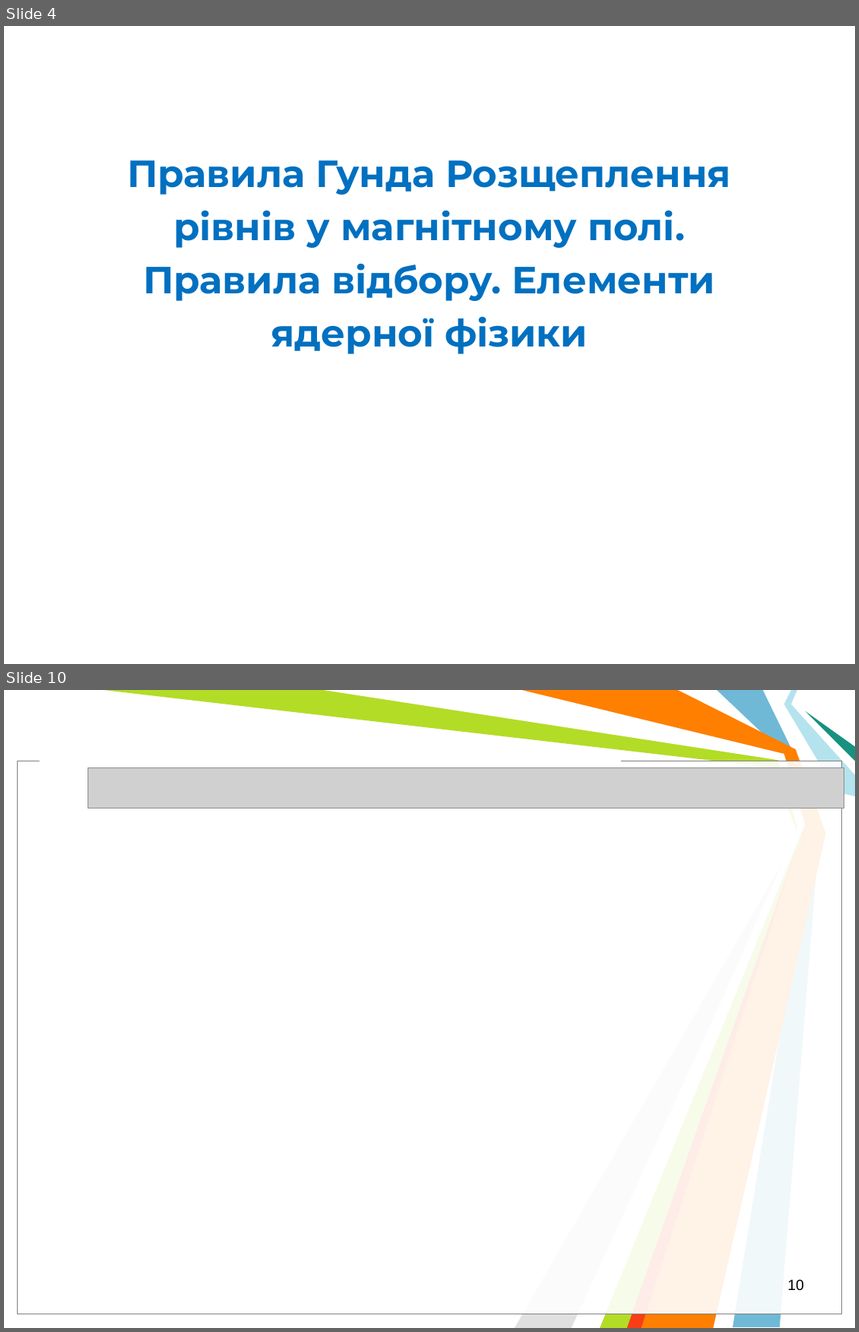
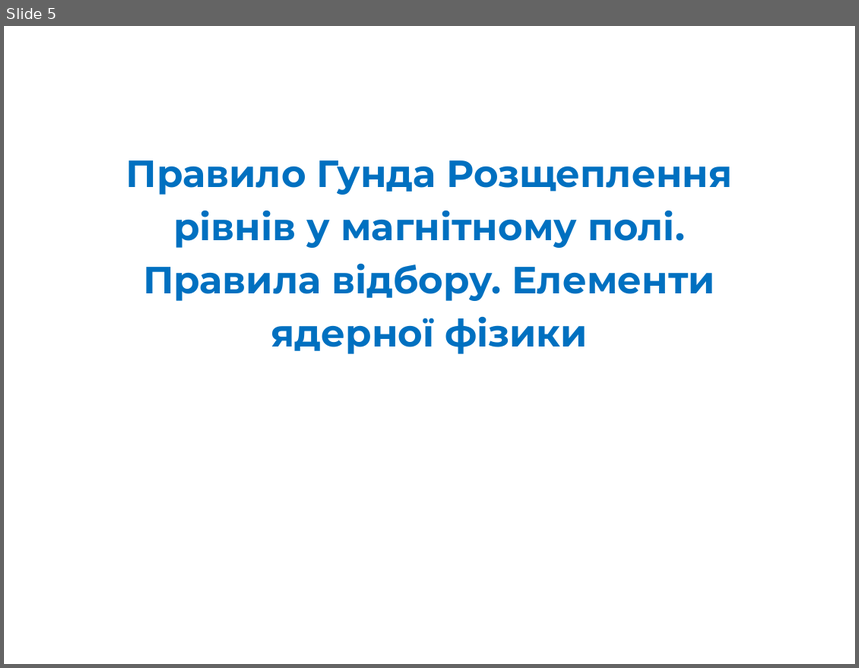
Before and after one commit to l432/NMK, a slide deck: Lecture/Chem/Lessons14/Less00_14s.ppt. Shown one above the other, each under a label of ours: slides 4 and 10 before the commit, slide 5 after it; the slides between them are not shown. The pictures are 859x1332 and 859x668 pixels, drawn with LibreOffice and Linux fonts; fonts in the diff are those of the drawing; grey boxes stand for pictures; background and template pictures are left out. Boxes give left, top, right and bottom in pixels: in the first picture for what was removed or moved away, otherwise in the second. Text is boxed around its words. In the diff, an @@ line names an element or a change of style, - is before the commit and + after.

```diff
--- a/Lecture/Chem/Lessons14/Less00_14s.ppt
+++ b/Lecture/Chem/Lessons14/Less00_14s.ppt
@@ slide 10 removed at (x1=4, y1=690, x2=855, y2=1328), background #FFFFFF @@
@@ freeform shape removed at (x1=104, y1=690, x2=806, y2=1328) @@
@@ freeform shape removed at (x1=323, y1=690, x2=805, y2=1328) @@
@@ freeform shape removed at (x1=522, y1=690, x2=826, y2=1328) @@
@@ freeform shape removed at (x1=718, y1=690, x2=820, y2=1328) @@
@@ freeform shape removed at (x1=785, y1=690, x2=855, y2=796) @@
@@ freeform shape removed at (x1=806, y1=711, x2=855, y2=761) @@
@@ rectangle removed at (x1=40, y1=753, x2=621, y2=768) @@
@@ rectangle removed at (x1=18, y1=761, x2=842, y2=1315) @@
@@ rectangle removed at (x1=18, y1=761, x2=842, y2=1315) @@
@@ picture removed at (x1=88, y1=768, x2=844, y2=808) @@
@@ freeform shape removed at (x1=515, y1=844, x2=793, y2=1328) @@
@@ freeform shape removed at (x1=627, y1=846, x2=797, y2=1328) @@
@@ page number removed at (x1=788, y1=1280, x2=804, y2=1291) @@
-10
@@ what was slide 4 is now slide 5 @@
@@ slide 5 changed as well @@
@@ text at (x1=126, y1=161, x2=733, y2=354): text changed @@
-Правила Гунда Розщеплення рівнів у магнітному полі. Правила відбору. Елементи ядерної фізики
+Правило Гунда Розщеплення рівнів у магнітному полі. Правила відбору. Елементи ядерної фізики
```
Also in this commit, not shown: 1 other slide changed, 17 slides added, 7 other slides removed.
